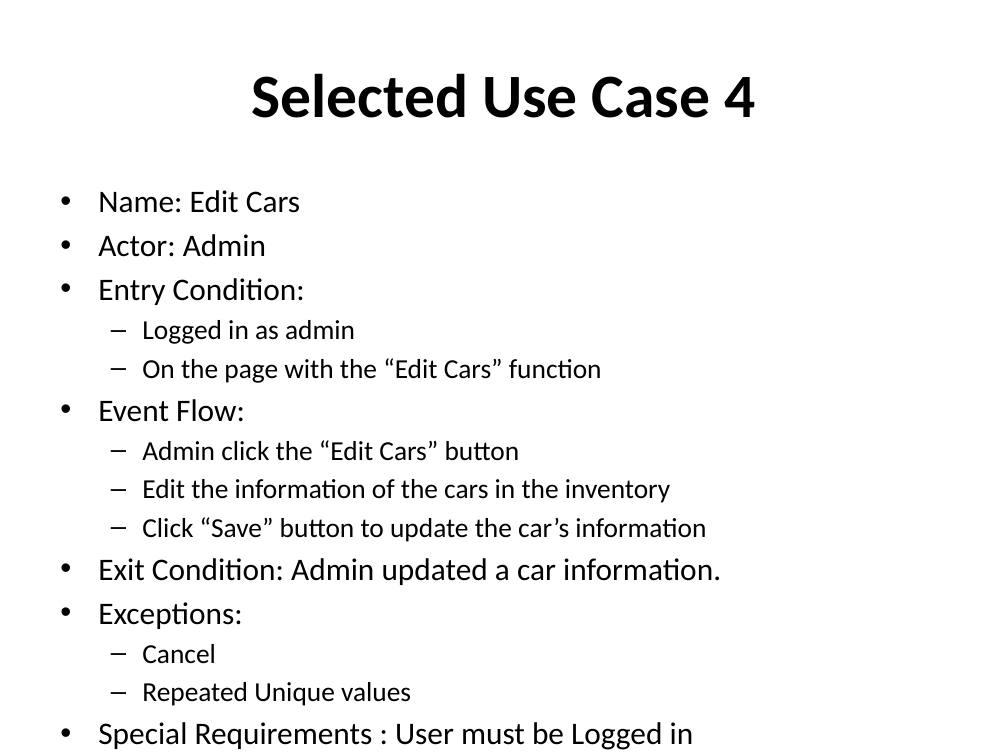
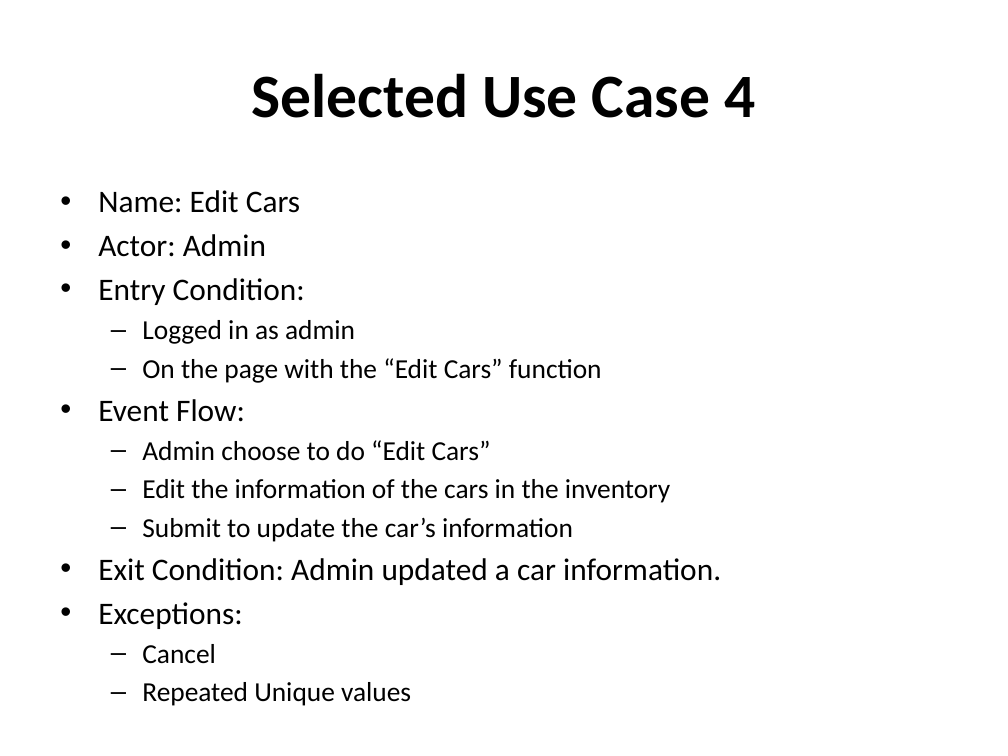
Before and after one commit to cen4010-onlinecardealer/docs, a slide deck: slide 9 of Online Car Dealer System.pptx (slide 10 before the commit). Drawn at 1008x756 pixels with LibreOffice and Linux fonts; fonts in the diff are those of the drawing. Boxes give left, top, right and bottom in pixels: in the first picture for what was removed or moved away, otherwise in the second. Text is boxed around its words. In the diff, an @@ line names an element or a change of style, - is before the commit and + after.

```diff
--- a/Online Car Dealer System.pptx
+++ b/Online Car Dealer System.pptx
@@ text at <box>142,440,491,461</box>: text changed @@
-  – Admin click the “Edit Cars” button
+  – Admin choose to do “Edit Cars”
@@ text at <box>142,518,573,542</box>: text changed @@
-  – Click “Save” button to update the car’s information
+  – Submit to update the car’s information
@@ text at <box>98,722,694,750</box>: paragraph removed @@
-• Special Requirements : User must be Logged in
```
Also in this commit, not shown: 9 other slides changed, 1 slide removed.
